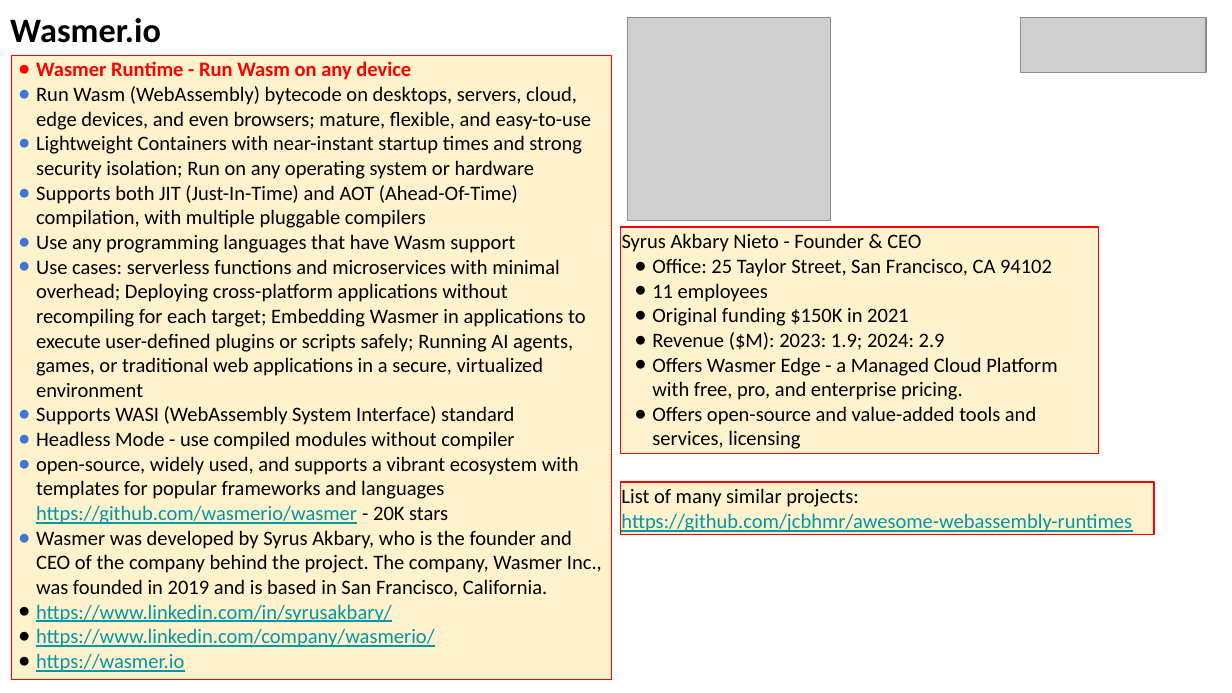
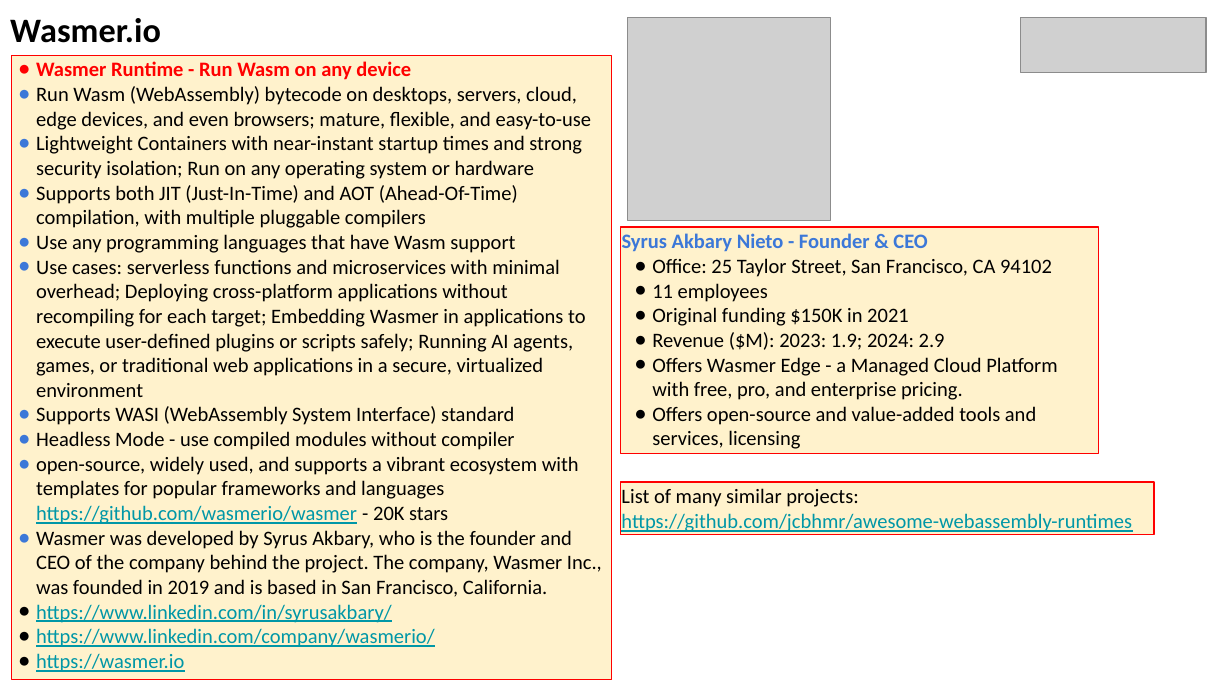
Before and after one commit to lselector/seminar, a slide deck: slide 20 of 2025/2025-05-02-AI-Updates.pptx (slide 17 before the commit). Drawn at 1232x693 pixels with LibreOffice and Linux fonts; fonts in the diff are those of the drawing; grey boxes stand for pictures. Boxes give left, top, right and bottom in pixels: in the first picture for what was removed or moved away, otherwise in the second. Text is boxed around its words. In the diff, an @@ line names an element or a change of style, - is before the commit and + after.

```diff
--- a/2025/2025-05-02-AI-Updates.pptx
+++ b/2025/2025-05-02-AI-Updates.pptx
@@ text in rectangle at [622,233,927,252]: text colour #000000 to #3C78D8, bold on in "Syrus Akbary Nieto - Founder & CEO" @@
```
Also in this commit, not shown: 6 other slides changed, 4 slides added.
